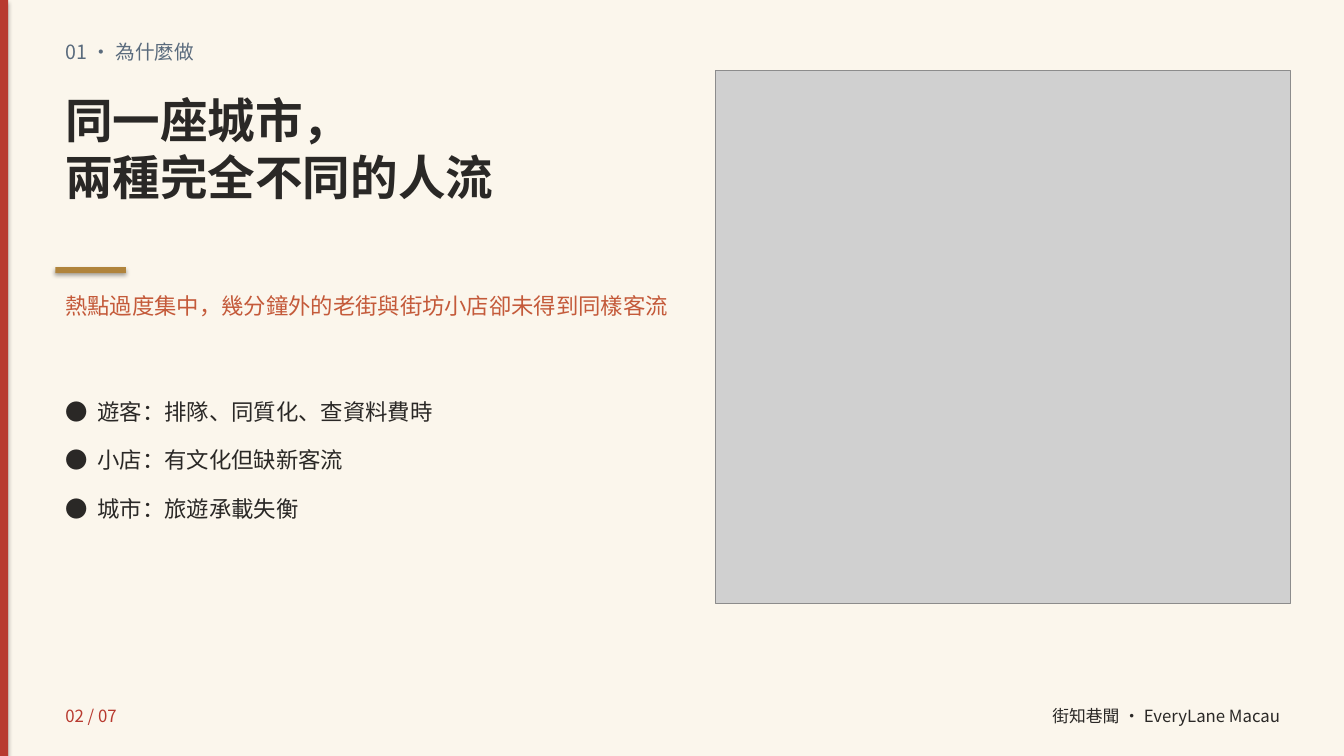
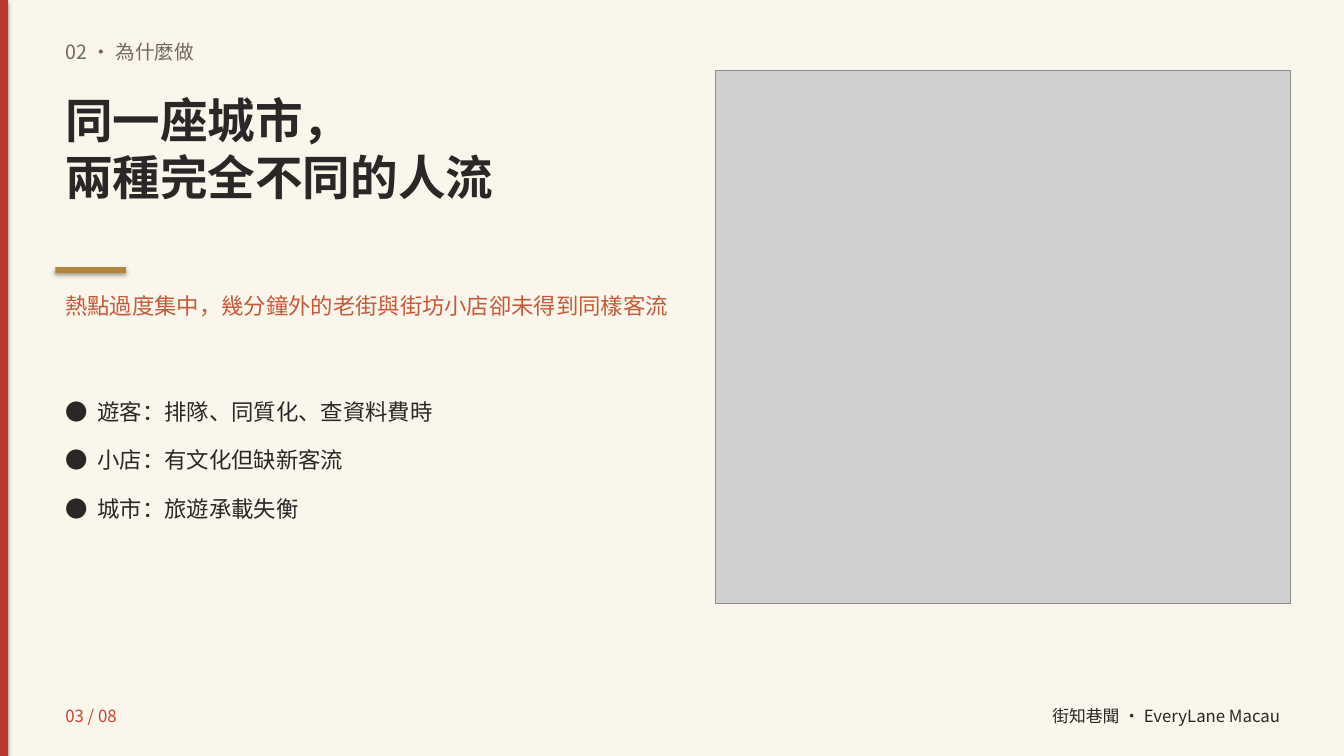
Before and after one commit to Mikey-SI/everylane-macau, a slide deck: slide 3 of docs/團隊介紹視頻_3分鐘_可編輯.pptx (slide 2 before the commit). Drawn at 1344x756 pixels with LibreOffice and Linux fonts; fonts in the diff are those of the drawing; grey boxes stand for pictures. Boxes give left, top, right and bottom in pixels: in the first picture for what was removed or moved away, otherwise in the second. Text is boxed around its words. In the diff, an @@ line names an element or a change of style, - is before the commit and + after.

```diff
--- a/docs/團隊介紹視頻_3分鐘_可編輯.pptx
+++ b/docs/團隊介紹視頻_3分鐘_可編輯.pptx
@@ text at [65,42,194,61]: text changed; text colour #5A6B7D to #706860 @@
-01 · 為什麼做
+02 · 為什麼做
@@ text at [65,709,117,722]: text changed; text colour #B83A2F to #C64331 @@
-02 / 07
+03 / 08
```
Also in this commit, not shown: 6 other slides changed, 1 slide added, 41 other files.
